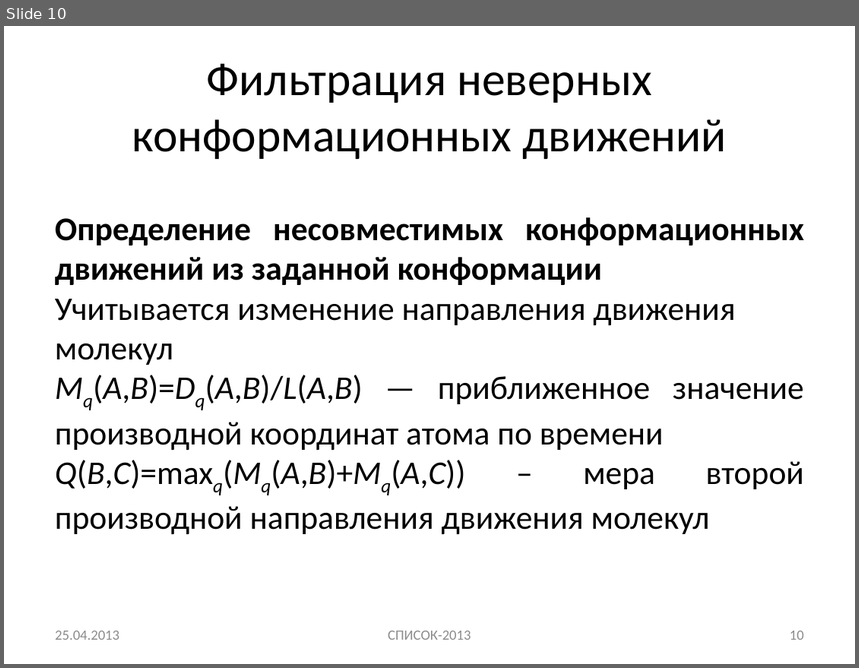
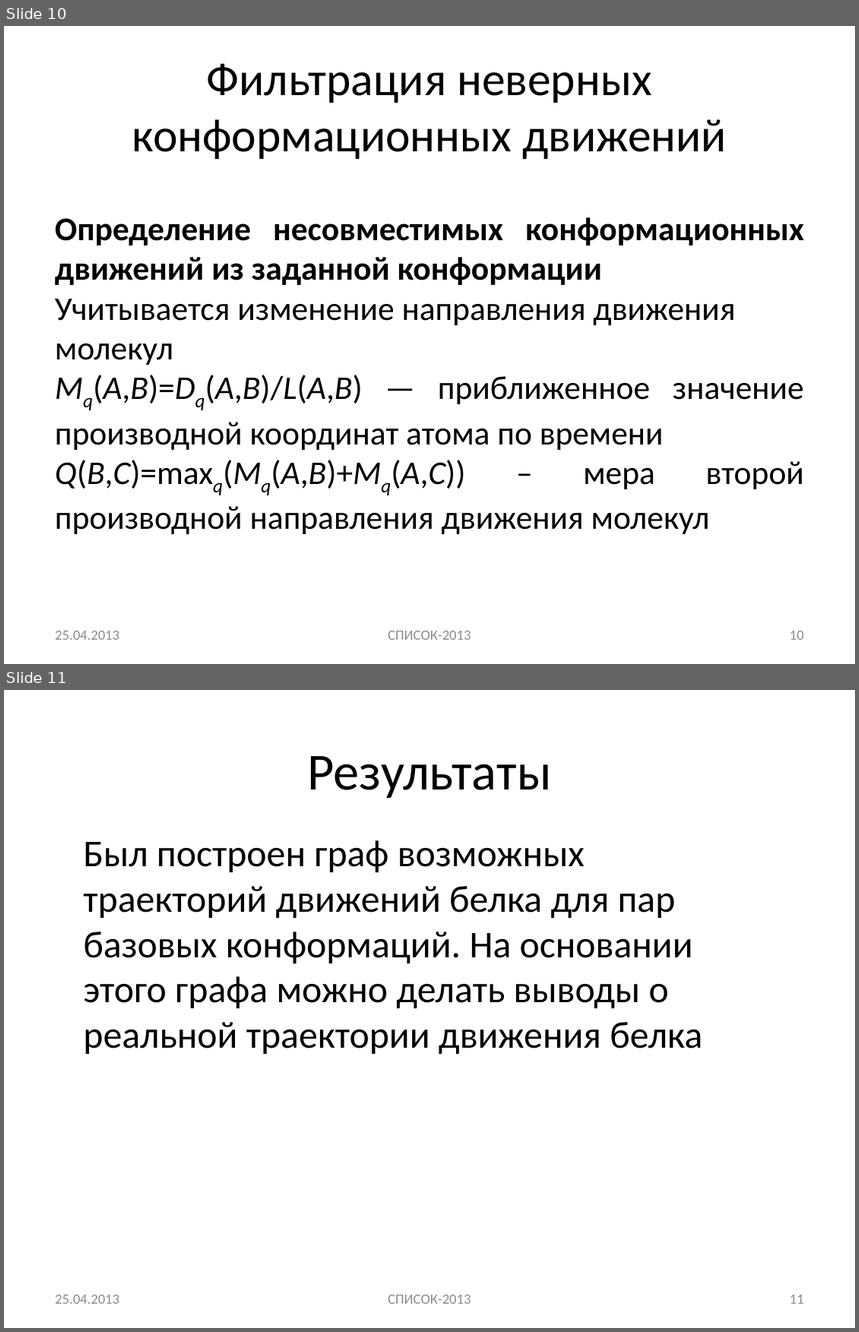
Before and after one commit to AndreyIfmo/protein-academic-research-spb, a slide deck: СПИСОК/Разработка алгоритмов для упорядочивания структур белков.pptx. Shown one above the other, each under a label of ours: slide 10 before the commit, slides 10 and 11 after it. The pictures are 859x668 and 859x1332 pixels, drawn with LibreOffice and Linux fonts; fonts in the diff are those of the drawing. Boxes give left, top, right and bottom in pixels: in the first picture for what was removed or moved away, otherwise in the second. Text is boxed around its words. In the diff, an @@ line names an element or a change of style, - is before the commit and + after.

Commit message:
edited СПИСОК

```diff
--- a/СПИСОК/Разработка алгоритмов для упорядочивания структур белков.pptx
+++ b/СПИСОК/Разработка алгоритмов для упорядочивания структур белков.pptx
@@ slide 11 added at (x1=4, y1=690, x2=855, y2=1328), background #FFFFFF @@
@@ title added at (x1=307, y1=756, x2=552, y2=798), 44 pt, text #000000 @@
+Результаты
@@ text added at (x1=83, y1=840, x2=702, y2=1055), 32 pt, text #000000 @@
+Был построен граф возможных траекторий движений белка для пар базовых конформаций. На основании этого графа можно делать выводы о реальной траектории движения белка
@@ text added at (x1=55, y1=1295, x2=120, y2=1304), 12 pt, text #8C8C8C @@
+25.04.2013
@@ text added at (x1=388, y1=1295, x2=471, y2=1304), 12 pt, text #8C8C8C @@
+СПИСОК-2013
@@ page number added at (x1=790, y1=1295, x2=804, y2=1304), 12 pt, text #8C8C8C @@
+11
```
Also in this commit, not shown: 1 other slide added.
